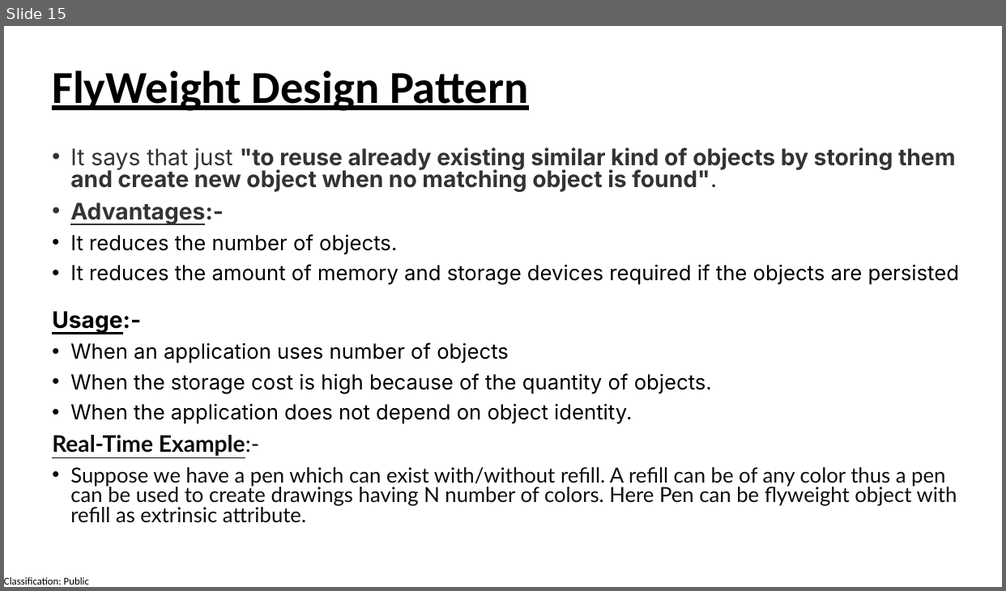
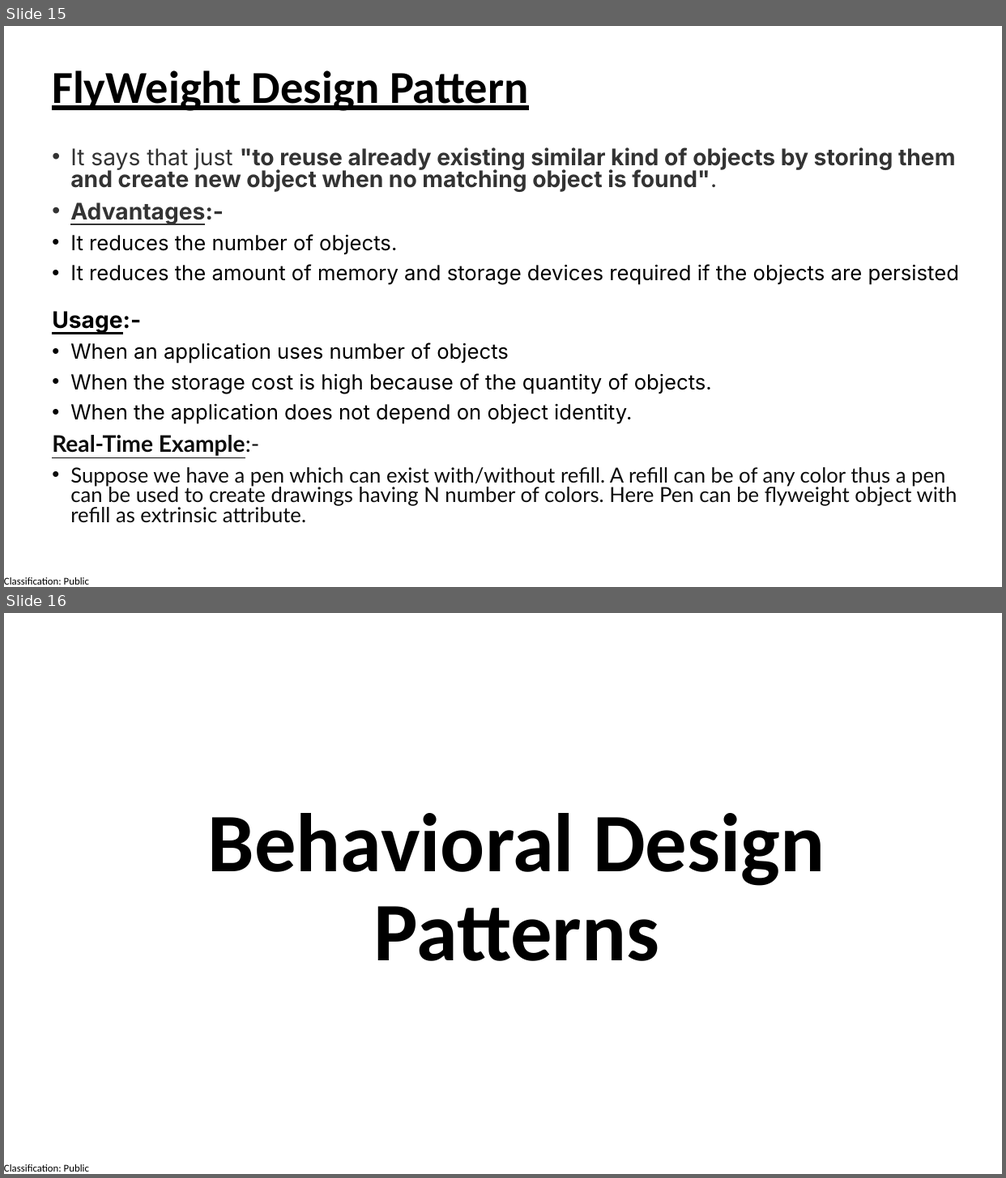
Before and after one commit to manaswiniray/DesignPatterns, a slide deck: DesignPatterns.pptx. Shown one above the other, each under a label of ours: slide 15 before the commit, slides 15 and 16 after it. The pictures are 1006x591 and 1006x1178 pixels, drawn with LibreOffice and Linux fonts; fonts in the diff are those of the drawing. Boxes give left, top, right and bottom in pixels: in the first picture for what was removed or moved away, otherwise in the second. Text is boxed around its words. In the diff, an @@ line names an element or a change of style, - is before the commit and + after.

Commit message:
Commited for Chain Of Resposibility Design Pattern

```diff
--- a/DesignPatterns.pptx
+++ b/DesignPatterns.pptx
@@ slide 16 added at (x1=4, y1=613, x2=1002, y2=1174), background #FFFFFF; not listed: 1 template element that a slide beside it also shows @@
@@ text added at (x1=208, y1=813, x2=825, y2=961), 80 pt, text #000000, bold @@
+Behavioral Design Patterns
```
Also in this commit, not shown: 3 slides changed, 1 other slide added, 14 other files.
